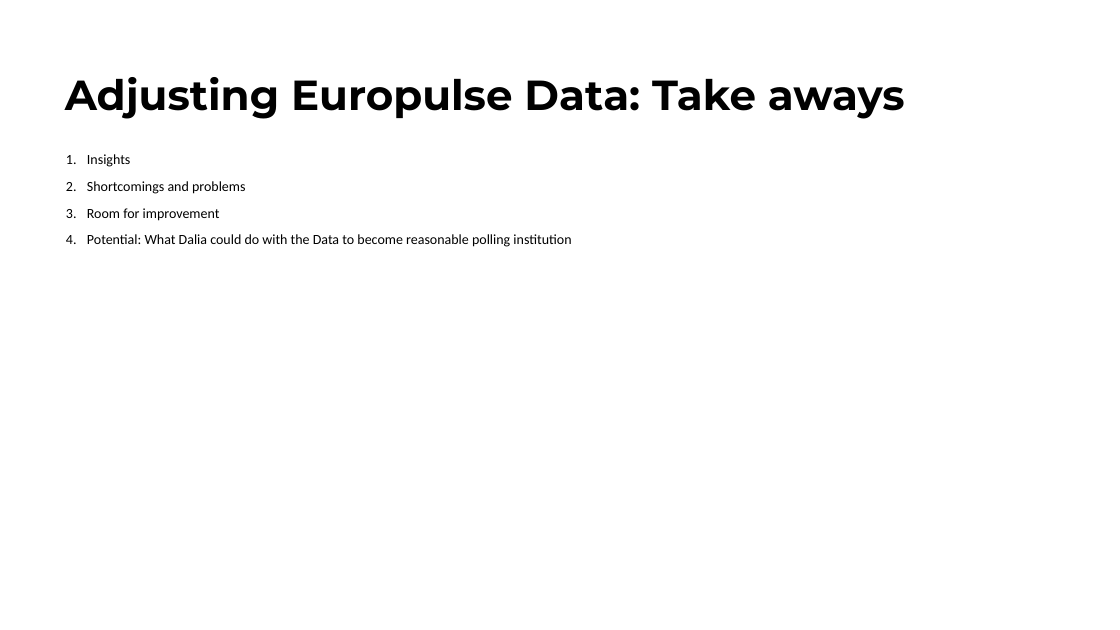
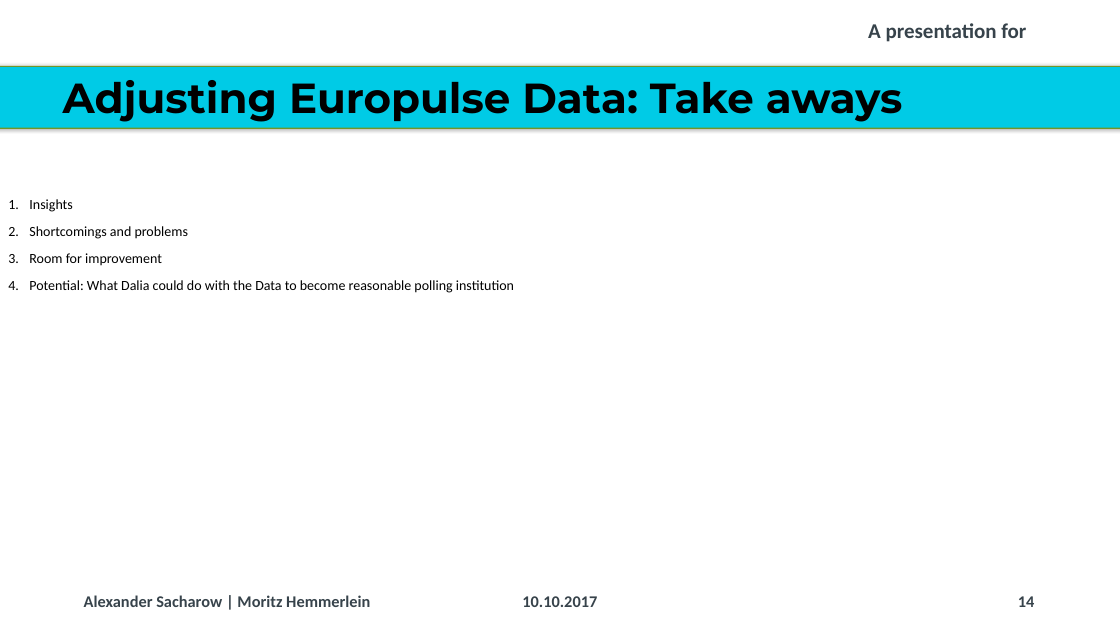
Before and after one commit to Corrod3/ElectionForecasting, a slide deck: slide 14 of Dalia Presentation/20171006_Dalia_Lunchtime Talk_Election Forecasting.pptx (slide 12 before the commit). Drawn at 1120x630 pixels with LibreOffice and Linux fonts; fonts in the diff are those of the drawing; background and template pictures are left out. Boxes give left, top, right and bottom in pixels: in the first picture for what was removed or moved away, otherwise in the second. Text is boxed around its words. In the diff, an @@ line names an element or a change of style, - is before the commit and + after.

```diff
--- a/Dalia Presentation/20171006_Dalia_Lunchtime Talk_Election Forecasting.pptx
+++ b/Dalia Presentation/20171006_Dalia_Lunchtime Talk_Election Forecasting.pptx
@@ text added at <box>868,23,1026,42</box>, 18 pt, text #37434B, bold @@
+A presentation for
@@ rounded rectangle added at <box>0,66,1120,129</box>, fill #00CBE6, outline #719629 1 pt @@
@@ title "Adjusting Europulse Data: Take aways" at <box>63,80,903,122</box>: vertical alignment middle to top @@
@@ text "Insights": place and size @@
-text "Insights" at <box>87,154,571,247</box>
+text "Insights" at <box>29,199,514,293</box>
@@ text added at <box>84,595,370,607</box>, 14 pt, text #37434B, bold @@
+Alexander Sacharow | Moritz Hemmerlein
@@ text added at <box>522,596,597,607</box>, 14 pt, text #37434B, bold @@
+10.10.2017
@@ page number added at <box>1018,596,1035,607</box>, 14 pt, text #37434B, bold @@
+14
```
Also in this commit, not shown: 12 other slides changed, 2 slides added, 3 other files.
